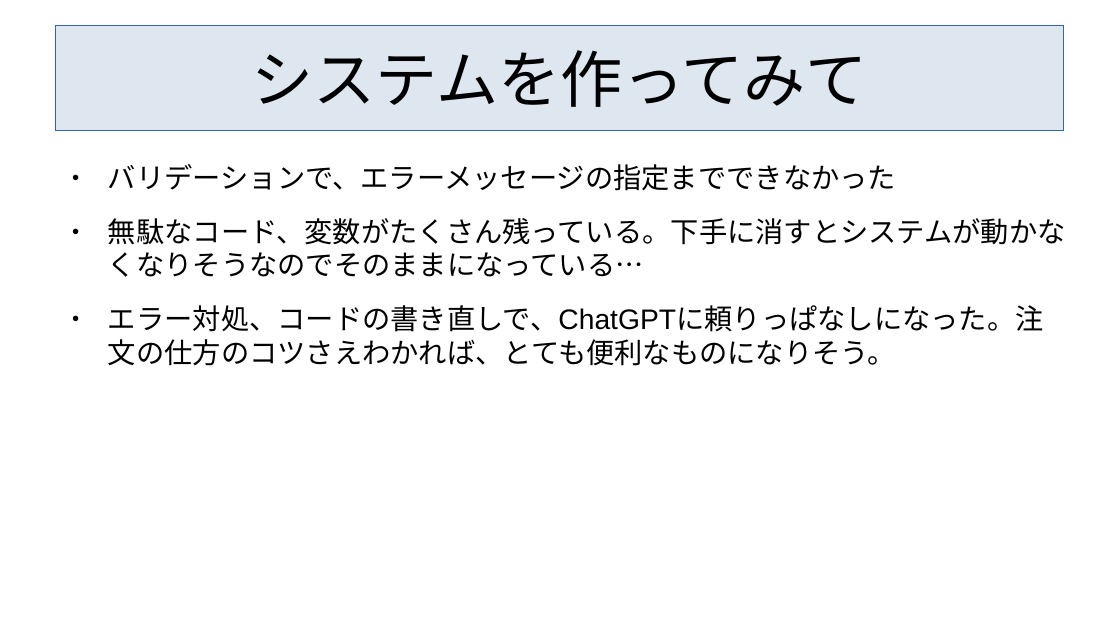
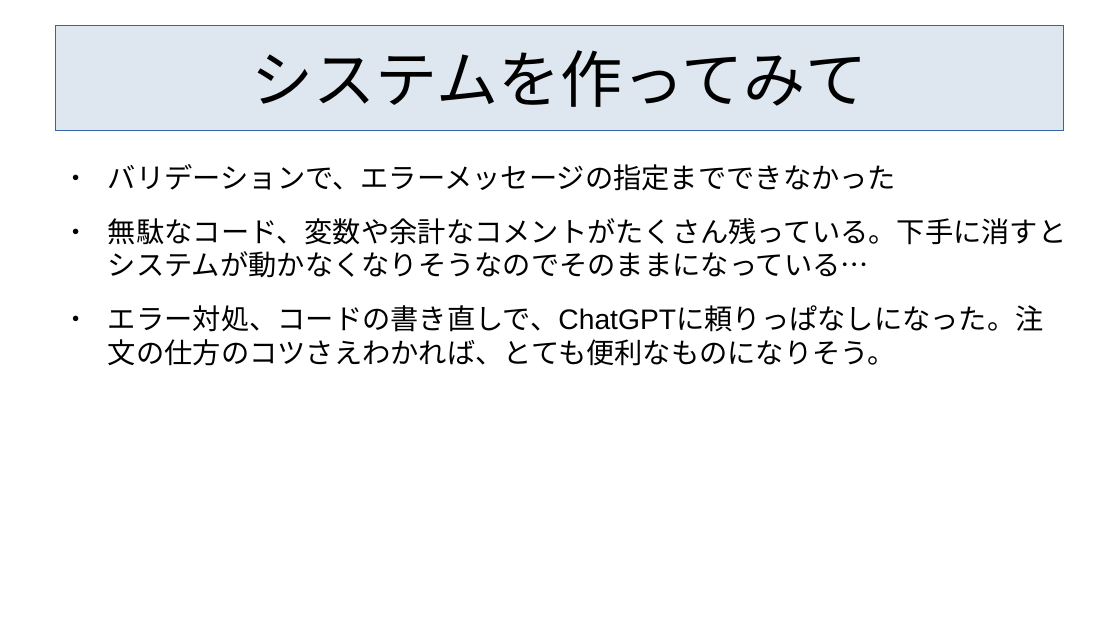
Before and after one commit to roja1988/88_WorkProduct, a slide deck: slide 7 of document/発表用資料.pptx (slide 8 before the commit). Drawn at 1120x630 pixels with LibreOffice and Linux fonts; fonts in the diff are those of the drawing. Boxes give left, top, right and bottom in pixels: in the first picture for what was removed or moved away, otherwise in the second. Text is boxed around its words. In the diff, an @@ line names an element or a change of style, - is before the commit and + after.

```diff
--- a/document/発表用資料.pptx
+++ b/document/発表用資料.pptx
@@ text at bbox=[108, 218, 1067, 277]: text changed @@
-● 無駄なコード、変数がたくさん残っている。下手に消すとシステムが動かなくなりそうなのでそのままになっている…
+● 無駄なコード、変数や余計なコメントがたくさん残っている。下手に消すとシステムが動かなくなりそうなのでそのままになっている…
```
Also in this commit, not shown: 4 other slides changed, 1 slide removed, 3 other files.
